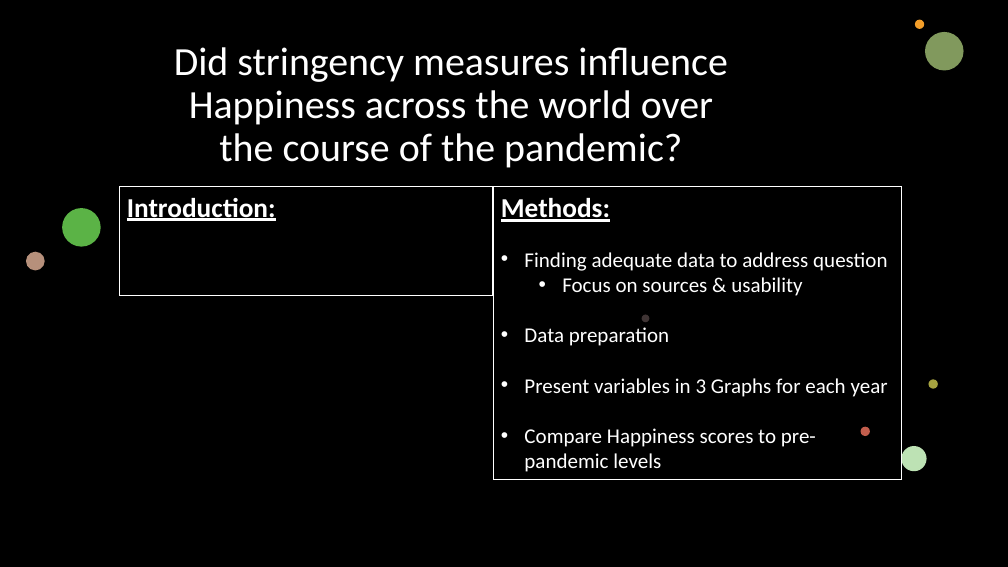
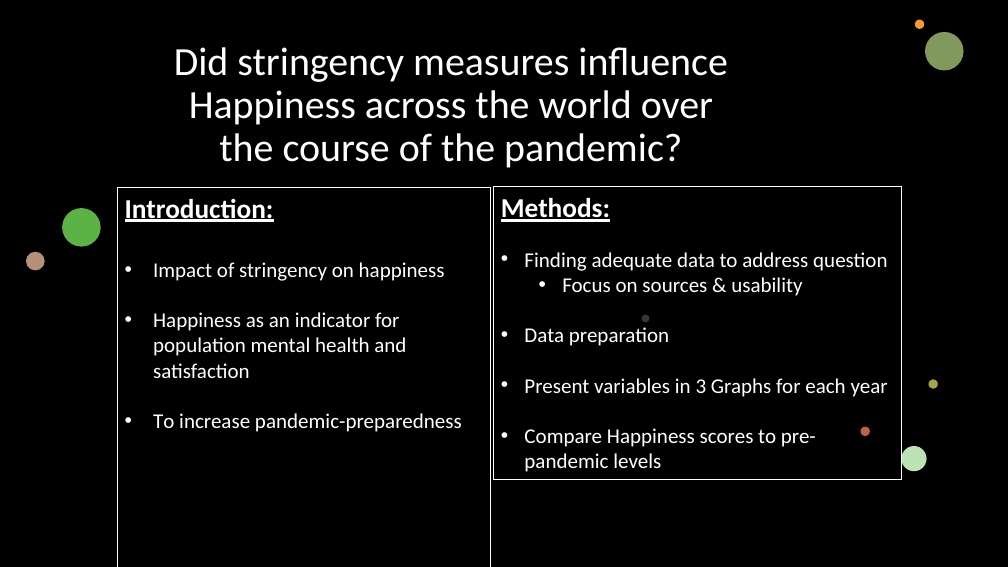
Before and after one commit to BenStrusch/data_group_snb, a slide deck: slide 1 of penultimate_short_presentation.pptx. Drawn at 1008x567 pixels with LibreOffice and Linux fonts; fonts in the diff are those of the drawing; background and template pictures are left out; a plain dark background stands for a picture behind light text. Boxes give left, top, right and bottom in pixels: in the first picture for what was removed or moved away, otherwise in the second. Text is boxed around its words. In the diff, an @@ line names an element or a change of style, - is before the commit and + after.

```diff
--- a/penultimate_short_presentation.pptx
+++ b/penultimate_short_presentation.pptx
@@ rectangle "Introduction:": place and size @@
-rectangle "Introduction:" at (119,186,492,296)
+rectangle "Introduction:" at (117,187,490,567)
@@ text in rectangle at (153,262,462,432): paragraphs added @@
+• Impact of stringency on happiness
+• Happiness as an indicator for population mental health and satisfaction
+• To increase pandemic-preparedness
```
